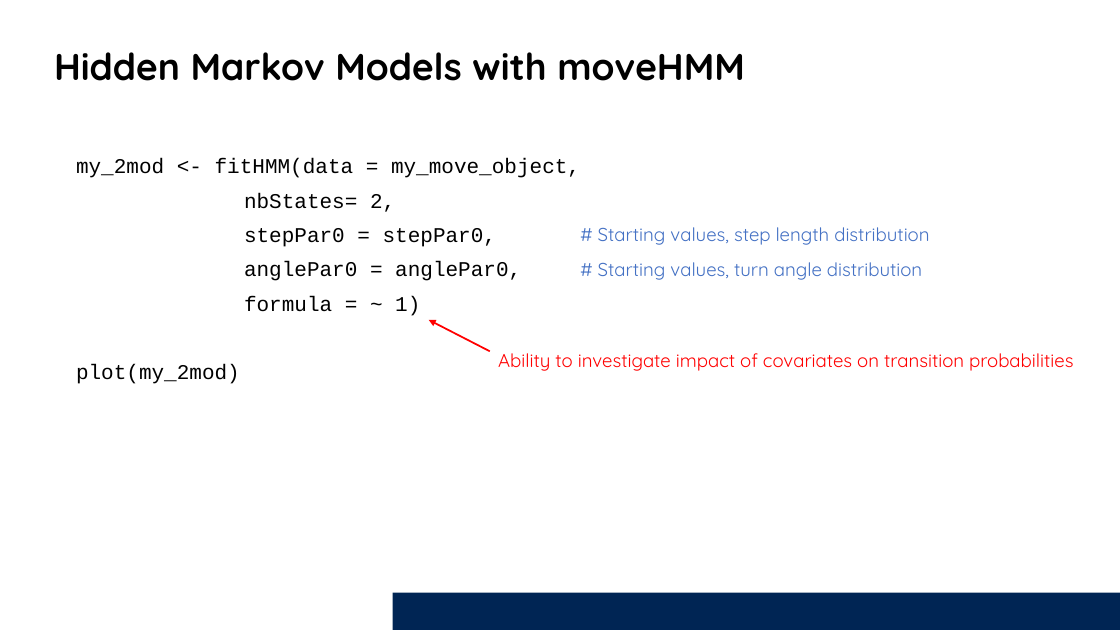
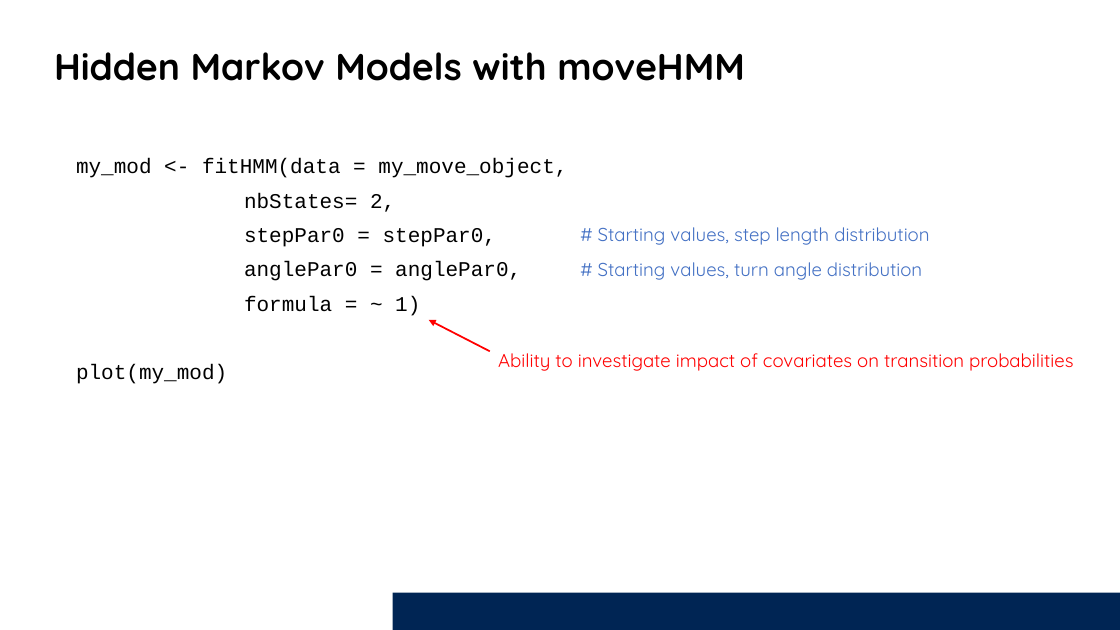
Before and after one commit to Smithsonian/Introduction_HMM, a slide deck: slide 10 of Presentation/IntroAnimalMovements_HMMs.pptx. Drawn at 1120x630 pixels with LibreOffice and Linux fonts; fonts in the diff are those of the drawing; background and template pictures are left out. Boxes give left, top, right and bottom in pixels: in the first picture for what was removed or moved away, otherwise in the second. Text is boxed around its words. In the diff, an @@ line names an element or a change of style, - is before the commit and + after.

Commit message:
Updated presentation

```diff
--- a/Presentation/IntroAnimalMovements_HMMs.pptx
+++ b/Presentation/IntroAnimalMovements_HMMs.pptx
@@ text at (76,158,567,178): text changed @@
-my_2mod <- fitHMM(data = my_move_object,
+my_mod <- fitHMM(data = my_move_object,
@@ text at (76,364,227,384): text changed @@
-plot(my_2mod)
+plot(my_mod)
```
Also in this commit, not shown: 2 other slides changed.
